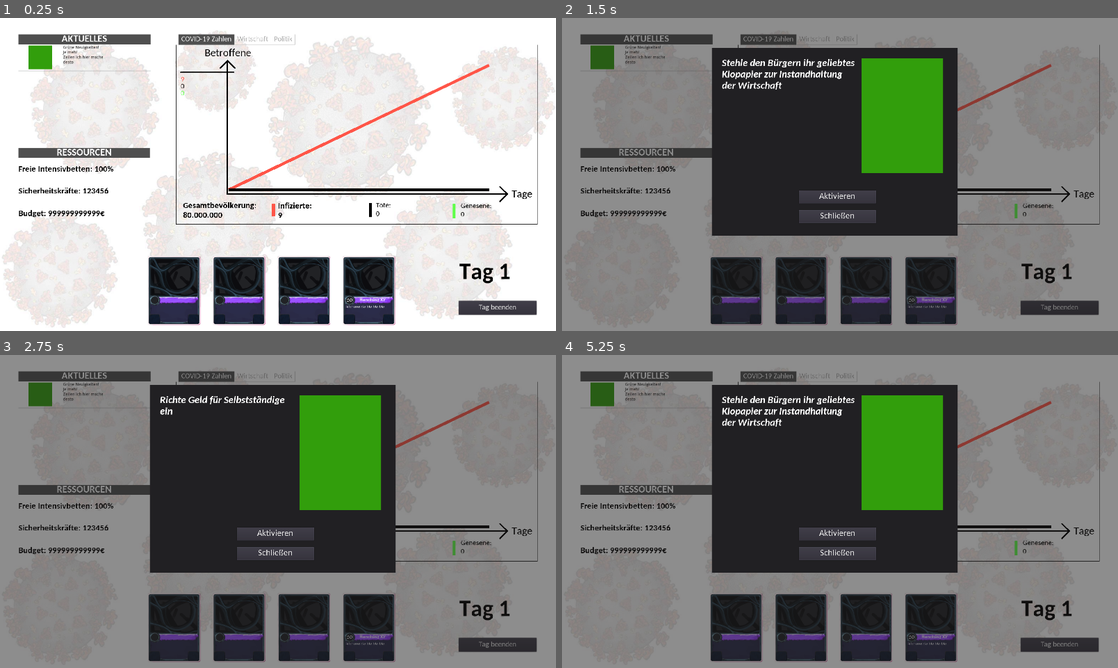
Above: before the commit, frames 1-4 (two rows, left to right).
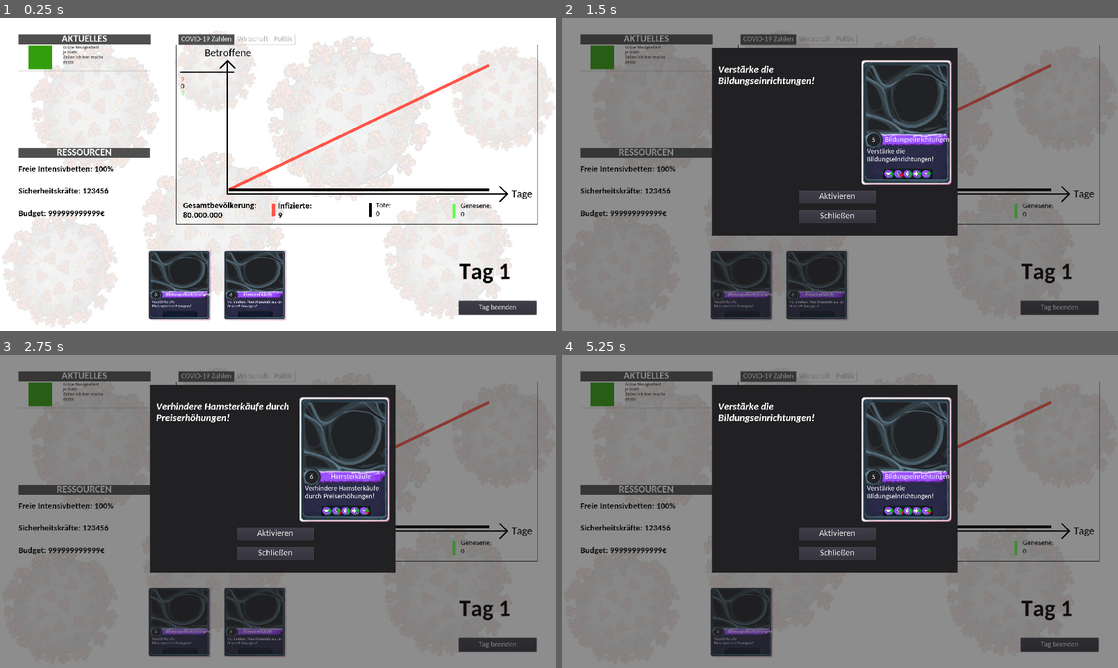
Above: after the commit, the same moments.

Repository: Cards-against-Corona/Cards-against-Corona
Game: Godot game, scene res://Scenes and Scripts/Game.tscn
Same seed, same stepped clock (60 frames per second), same inputs: the game is played once before the commit and once after it.
Inputs (mouse positions are in pixels of both pictures, inside the frame that each line leads up to):
- Up to frame 1 (0.25 s): no input
- Up to frame 2 (1.5 s): click (734, 290) at 0.52 s; click "Handlung XY" (after the commit: "Bildungseinrichtungen") at 1.25 s
- Up to frame 3 (2.75 s): click (239, 627) at 2.02 s
- Up to frame 4 (5.25 s): click (817, 621) at 2.75 s, where only the run after the commit has a clickable "Hamsterkäufe"; click (867, 627) at 3.52 s; click "Aktivieren" at 4.25 s; click (734, 627) at 5.02 s

The runs differ from the first frame. In frame 1, 7.8% of the frame differs, in the area x 26-72%, y 74-99%; in frame 2, 14%; in frame 3, 14%; in frame 4, 15%, in the area x 26-72%, y 12-99%.

Commit message:
Karten besser gemacht

Diff:
--- /dev/null
+++ b/Scenes and Scripts/EineKarte.gd
@@ -0,0 +1,27 @@
+extends TextureButton
+
+
+var Name
+var Effekt
+var Beschreibung
+var iconpath
+var UrsacheHealth
+var UrsacheBefriedigung
+var UrsacheWirtschaft
+var Bettenkosten
+var Geldkosten
+var Securitykosten
+
+
+# Called when the node enters the scene tree for the first time.
+func _ready():
+	$Handlung.set_text(Name)
+	$"Effektivität".set_text(str(Effekt))
+	$Beschreibung.set_text(Beschreibung)
+	#$Sprite.set_texture(iconpath)
+
+
+
+# Called every frame. 'delta' is the elapsed time since the previous frame.
+#func _process(delta):
+#	pass
--- a/Scenes and Scripts/EineKarte.tscn
+++ b/Scenes and Scripts/EineKarte.tscn
@@ -1,8 +1,9 @@
-[gd_scene load_steps=7 format=2]
+[gd_scene load_steps=8 format=2]
 
-[ext_resource path="res://Assets/card_frame.png" type="Texture" id=1]
+[ext_resource path="res://Assets/Ergebnisse/card_title.png" type="Texture" id=1]
 [ext_resource path="res://Assets/Fonts/Carlito-Bold.ttf" type="DynamicFontData" id=2]
 [ext_resource path="res://Assets/Fonts/Carlito-Italic.ttf" type="DynamicFontData" id=3]
+[ext_resource path="res://Scenes and Scripts/EineKarte.gd" type="Script" id=4]
 
 [sub_resource type="DynamicFont" id=1]
 size = 20
@@ -17,11 +18,12 @@
 font_data = ExtResource( 3 )
 
 [node name="EineKarte" type="TextureButton"]
-margin_left = -112.0
-margin_top = -172.0
-margin_right = 108.0
-margin_bottom = 180.0
+margin_left = -132.316
+margin_top = -173.211
+margin_right = 128.684
+margin_bottom = 186.789
 texture_normal = ExtResource( 1 )
+script = ExtResource( 4 )
 __meta__ = {
 "_edit_use_anchors_": false
 }
@@ -29,10 +31,10 @@
 [node name="Sprite" type="Sprite" parent="."]
 
 [node name="Handlung" type="Label" parent="."]
-margin_left = 53.2067
-margin_top = 212.905
-margin_right = 194.207
-margin_bottom = 234.905
+margin_left = 74.2594
+margin_top = 219.221
+margin_right = 215.26
+margin_bottom = 241.221
 custom_fonts/font = SubResource( 1 )
 text = "Handlung XY"
 align = 1
@@ -42,10 +44,10 @@
 }
 
 [node name="Effektivität" type="Label" parent="."]
-margin_left = 5.42139
-margin_top = 208.182
-margin_right = 51.4214
-margin_bottom = 246.182
+margin_left = 9.63196
+margin_top = 212.393
+margin_right = 55.632
+margin_bottom = 250.393
 custom_fonts/font = SubResource( 2 )
 text = "10"
 align = 1
@@ -55,12 +57,13 @@
 }
 
 [node name="Beschreibung" type="Label" parent="."]
-margin_left = 13.0
-margin_top = 251.0
-margin_right = 201.0
-margin_bottom = 294.0
+margin_left = 17.2105
+margin_top = 259.211
+margin_right = 247.211
+margin_bottom = 311.211
 custom_fonts/font = SubResource( 3 )
 text = "Hier und da bla bla bla"
+autowrap = true
 __meta__ = {
 "_edit_use_anchors_": false
 }
--- a/Scenes and Scripts/Game.tscn
+++ b/Scenes and Scripts/Game.tscn
@@ -442,10 +442,10 @@
 }
 
 [node name="Label" type="Label" parent="Control/VBoxContainer_Resourcen"]
-margin_right = 454.0
+margin_right = 453.0
 margin_bottom = 35.0
-custom_styles/normal = SubResource( 10 )
-custom_fonts/font = SubResource( 9 )
+custom_styles/normal = SubResource( 12 )
+custom_fonts/font = SubResource( 11 )
 custom_colors/font_color = Color( 1, 1, 1, 1 )
 text = "Ressourcen"
 align = 1
@@ -453,7 +453,7 @@
 
 [node name="VBoxContainer_Resourcen_innen" type="VBoxContainer" parent="Control/VBoxContainer_Resourcen"]
 margin_top = 39.0
-margin_right = 454.0
+margin_right = 453.0
 margin_bottom = 265.0
 size_flags_vertical = 3
 __meta__ = {
@@ -461,7 +461,7 @@
 }
 
 [node name="Label_Betten" type="Label" parent="Control/VBoxContainer_Resourcen/VBoxContainer_Resourcen_innen"]
-margin_right = 454.0
+margin_right = 453.0
 margin_bottom = 72.0
 rect_pivot_offset = Vector2( 72.5416, 25.5003 )
 size_flags_vertical = 3
@@ -475,7 +475,7 @@
 
 [node name="Label_Polizei" type="Label" parent="Control/VBoxContainer_Resourcen/VBoxContainer_Resourcen_innen"]
 margin_top = 76.0
-margin_right = 454.0
+margin_right = 453.0
 margin_bottom = 148.0
 rect_pivot_offset = Vector2( 72.5416, 25.5003 )
 size_flags_vertical = 3
@@ -489,7 +489,7 @@
 
 [node name="Label_Geld" type="Label" parent="Control/VBoxContainer_Resourcen/VBoxContainer_Resourcen_innen"]
 margin_top = 152.0
-margin_right = 454.0
+margin_right = 453.0
 margin_bottom = 226.0
 rect_pivot_offset = Vector2( 72.5416, 25.5003 )
 size_flags_vertical = 3
--- a/Scenes and Scripts/Karten.gd
+++ b/Scenes and Scripts/Karten.gd
@@ -4,9 +4,15 @@
 # Declare member variables here. Examples:
 # var a = 2
 # var b = "text"
-var currentcard = 0
-var currentgeld = 0
-var currentansehen = 0
+var Health
+var Befriedigung
+var Wirtschaft
+var Bettkosten
+var Geldkosten
+var Seckosten
+var Instanz
+
+
 var Karte = preload("res://Scenes and Scripts/EineKarte.tscn")
 
 # Called when the node enters the scene tree for the first time.
@@ -21,57 +27,108 @@
 func _on_Schlieen_pressed():
 	$"Infoübersicht".hide()
 	$"Infoübersicht/Label".set_text("Dies sind die Vor- und Nachteile dieser Karte: Geld -100 Ansehen -15")
-	currentansehen = 0
-	currentgeld = 0
-	currentcard = 0
+	Health = 0
+	Befriedigung = 0
+	Wirtschaft = 0
+	Geldkosten = 0
+	Bettkosten = 0
+	Seckosten = 0
+	$"Infoübersicht/Sprite/Control/Gesundheitswesen_status/status_arrow_up".hide()
+	$"Infoübersicht/Sprite/Control/Gesundheitswesen_status/status_arrow_down".hide()
+	$"Infoübersicht/Sprite/Control/Zufriedenheit_status/status_arrow_up".hide()
+	$"Infoübersicht/Sprite/Control/Zufriedenheit_status/status_arrow_down".hide()
+	$"Infoübersicht/Sprite/Control/wirtschaft_status/status_arrow_up".hide()
+	$"Infoübersicht/Sprite/Control/wirtschaft_status/status_arrow_down".hide()
+	$"Infoübersicht/Sprite/Control/Sicherheitskräfte_status/status_arrow_up".hide()
+	$"Infoübersicht/Sprite/Control/Sicherheitskräfte_status/status_arrow_down".hide()
+	$"Infoübersicht/Sprite/Control/intensivbetten_status/status_arrow_up".hide()
+	$"Infoübersicht/Sprite/Control/intensivbetten_status/status_arrow_down".hide()
 
-
-func _on_1_pressed():
+func Button_pressed(Instance):
+	Instanz = Instance
 	$"Infoübersicht".show()
-	currentcard = 1
-	currentgeld = +5
-	currentansehen = -15
-	$"Infoübersicht/Label".set_text("Stehle den Bürgern ihr geliebtes Klopapier zur Instandhaltung der Wirtschaft")
-
-func _on_2_pressed():
-	$"Infoübersicht".show()
-	currentcard = 1
-	currentgeld = -15
-	currentansehen = +10
-	$"Infoübersicht/Label".set_text("Richte Geld für Selbstständige ein")
-
-func _on_3_pressed():
-	$"Infoübersicht".show()
-	currentcard = 1
-	currentgeld = 0
-	currentansehen = -5
-	$"Infoübersicht/Label".set_text("Richte ein Ausgangsverbot ein")
-
+	$"Infoübersicht/Label".set_text(Instance.Beschreibung)
+	$"Infoübersicht/Sprite/Effekt".set_text(Instance.Effekt)
+	$"Infoübersicht/Sprite/Beschreibung".set_text(Instance.Beschreibung)
+	$"Infoübersicht/Sprite/Name".set_text(Instance.Name)
+	Health = Instance.UrsacheHealth
+	Befriedigung = Instance.UrsacheBefriedigung
+	Wirtschaft = Instance.UrsacheWirtschaft
+	Geldkosten = Instance.Geldkosten
+	Bettkosten = Instance.Bettenkosten    #Keine echten Kosten nur values
+	Seckosten = Instance.Securitykosten   #              "
+	if int(Health) > 0:
+		$"Infoübersicht/Sprite/Control/Gesundheitswesen_status/status_arrow_up".show()
+	elif int(Health) < 0:
+		$"Infoübersicht/Sprite/Control/Gesundheitswesen_status/status_arrow_down".show()
+	else:
+		pass
+	if int(Befriedigung) > 0:
+		$"Infoübersicht/Sprite/Control/Zufriedenheit_status/status_arrow_up".show()
+	elif int(Befriedigung) < 0:
+		$"Infoübersicht/Sprite/Control/Zufriedenheit_status/status_arrow_down".show()
+	else:
+		pass
+	if int(Geldkosten) > 0:
+		$"Infoübersicht/Sprite/Control/wirtschaft_status/status_arrow_up".show()
+	elif int(Geldkosten) < 0:
+		$"Infoübersicht/Sprite/Control/wirtschaft_status/status_arrow_down".show()
+	else:
+		pass
+	if int(Seckosten) > 0:
+		$"Infoübersicht/Sprite/Control/Sicherheitskräfte_status/status_arrow_up".show()
+	elif int(Seckosten) < 0:
+		$"Infoübersicht/Sprite/Control/Sicherheitskräfte_status/status_arrow_down".show()
+	else:
+		pass
+	if int(Bettkosten) > 0:
+		$"Infoübersicht/Sprite/Control/intensivbetten_status/status_arrow_up".show()
+	elif int(Bettkosten) < 0:
+		$"Infoübersicht/Sprite/Control/intensiv_status/status_arrow_down".show()
+	else:
+		pass
 
 func _on_Aktivieren_pressed():
-	get_parent().res_Geld += currentgeld
-	get_parent().wirk_Zufriedenheit += currentansehen
 	$"Infoübersicht".hide()
 	$"Infoübersicht/Label".set_text("Dies sind die Vor- und Nachteile dieser Karte: Geld -100 Ansehen -15")
-	currentansehen = 0
-	currentgeld = 0
-	currentcard = 0
+	$ScrollContainer/HBoxContainer.remove_child(Instanz)
+	#Rechne alles zu minus bei Game.tscn
 
 func generate():
 	var file = File.new()
-	file.open("res://Scenes and Scripts/events.json", file.READ)
+	file.open("res://Scenes and Scripts/cards.json", file.READ)
 	var jsonText = file.get_as_text()
 	file.close()
 	var resultJson = JSON.parse(jsonText)
-	var result = {}
-
+	var CardsArray
 	if resultJson.error == OK:  # If parse OK
 		var data = resultJson.result
-		print(data[0]["name"])
+		CardsArray = data
 	else:  # If parse has errors
 		print("Error: ", resultJson.error)
 		print("Error Line: ", resultJson.error_line)
 		print("Error String: ", resultJson.error_string)
-
-	#or i in len(Array):
-	#	var Instance = Karte.instance()
+	for i in len(CardsArray):
+		var Instance = Karte.instance()
+		var Name = CardsArray[i]["name"]
+		var Beschreibung = CardsArray[i]["description"]
+		var iconpath = CardsArray[i]["icon"]
+		var Effekt = CardsArray[i]["effectivity"]
+		var health = CardsArray[i]["consequence"][0]["value"]
+		var satisfaction = CardsArray[i]["consequence"][1]["value"]
+		var economy = CardsArray[i]["consequence"][2]["value"]
+		var geld = CardsArray[i]["costs"][2]["value"]
+		var betten = CardsArray[i]["costs"][0]["value"]
+		var security = CardsArray[i]["costs"][1]["value"]
+		Instance.Bettenkosten = betten
+		Instance.Securitykosten = security
+		Instance.Geldkosten = geld
+		Instance.UrsacheBefriedigung = satisfaction
+		Instance.UrsacheWirtschaft = economy
+		Instance.UrsacheHealth = health
+		Instance.Name = Name
+		Instance.Beschreibung = Beschreibung
+		Instance.Effekt = Effekt
+		Instance.iconpath = iconpath
+		Instance.connect("pressed", self, "Button_pressed", [Instance])
+		$ScrollContainer/HBoxContainer.add_child(Instance)
--- a/Scenes and Scripts/Karten.tscn
+++ b/Scenes and Scripts/Karten.tscn
@@ -1,18 +1,27 @@
-[gd_scene load_steps=10 format=2]
-
-[ext_resource path="res://Assets/Green.png" type="Texture" id=1]
+[gd_scene load_steps=16 format=2]
+
+[ext_resource path="res://Assets/Ergebnisse/card_title.png" type="Texture" id=1]
 [ext_resource path="res://Assets/Fonts/Carlito-Regular.ttf" type="DynamicFontData" id=2]
 [ext_resource path="res://Assets/Fonts/Carlito-BoldItalic.ttf" type="DynamicFontData" id=3]
 [ext_resource path="res://Scenes and Scripts/Karten.gd" type="Script" id=4]
-[ext_resource path="res://Assets/card_frame.png" type="Texture" id=5]
-[ext_resource path="res://Scenes and Scripts/EineKarte.tscn" type="PackedScene" id=6]
+[ext_resource path="res://Assets/Ergebnisse/wirtschaft_status.png" type="Texture" id=5]
+[ext_resource path="res://Assets/Ergebnisse/Zufriedenheit_status.png" type="Texture" id=6]
 [ext_resource path="res://Assets/Leichtgrau.png" type="Texture" id=7]
+[ext_resource path="res://Assets/Ergebnisse/status_arrow_down.png" type="Texture" id=8]
+[ext_resource path="res://Assets/Ergebnisse/status_arrow_up.png" type="Texture" id=9]
+[ext_resource path="res://Assets/Ergebnisse/Gesundheitswesen_status.png" type="Texture" id=10]
+[ext_resource path="res://Assets/Ergebnisse/intensivbetten_status.png" type="Texture" id=11]
+[ext_resource path="res://Assets/Ergebnisse/Sicherheitskräfte_status.png" type="Texture" id=12]
 
 [sub_resource type="DynamicFont" id=1]
+size = 20
+font_data = ExtResource( 2 )
+
+[sub_resource type="DynamicFont" id=2]
 size = 35
 font_data = ExtResource( 3 )
 
-[sub_resource type="DynamicFont" id=2]
+[sub_resource type="DynamicFont" id=3]
 size = 30
 font_data = ExtResource( 2 )
 
@@ -23,10 +32,10 @@
 }
 
 [node name="ScrollContainer" type="ScrollContainer" parent="."]
-margin_left = 510.366
-margin_top = 821.0
-margin_right = 1580.37
-margin_bottom = 1173.0
+margin_left = 510.0
+margin_top = 799.0
+margin_right = 1580.0
+margin_bottom = 1184.0
 rect_scale = Vector2( 0.837, 0.678 )
 scroll_vertical_enabled = false
 __meta__ = {
@@ -34,42 +43,7 @@
 }
 
 [node name="HBoxContainer" type="HBoxContainer" parent="ScrollContainer"]
-margin_right = 1022.0
-margin_bottom = 352.0
 custom_constants/separation = 50
-
-[node name="1" type="TextureButton" parent="ScrollContainer/HBoxContainer"]
-margin_right = 218.0
-margin_bottom = 352.0
-texture_normal = ExtResource( 5 )
-__meta__ = {
-"_edit_use_anchors_": false
-}
-
-[node name="2" type="TextureButton" parent="ScrollContainer/HBoxContainer"]
-margin_left = 268.0
-margin_right = 486.0
-margin_bottom = 352.0
-texture_normal = ExtResource( 5 )
-__meta__ = {
-"_edit_use_anchors_": false
-}
-
-[node name="3" type="TextureButton" parent="ScrollContainer/HBoxContainer"]
-margin_left = 536.0
-margin_right = 754.0
-margin_bottom = 352.0
-texture_normal = ExtResource( 5 )
-stretch_mode = 3
-__meta__ = {
-"_edit_use_anchors_": false
-}
-
-[node name="EineKarte" parent="ScrollContainer/HBoxContainer" instance=ExtResource( 6 )]
-margin_left = 804.0
-margin_top = 0.0
-margin_right = 1022.0
-margin_bottom = 352.0
 
 [node name="Infoübersicht" type="Panel" parent="."]
 visible = false
@@ -82,21 +56,153 @@
 }
 
 [node name="Leichtgrau" type="Sprite" parent="Infoübersicht"]
-position = Vector2( 421.978, 489.713 )
+position = Vector2( 422.159, 490.131 )
 scale = Vector2( 1.31553, 1.27188 )
 texture = ExtResource( 7 )
 
 [node name="Sprite" type="Sprite" parent="Infoübersicht"]
-position = Vector2( 658.053, 233.931 )
-scale = Vector2( 0.936938, 1.31989 )
+position = Vector2( 672.53, 257.226 )
+scale = Vector2( 1.19539, 1.19897 )
 texture = ExtResource( 1 )
 
+[node name="Effekt" type="Label" parent="Infoübersicht/Sprite"]
+margin_left = -132.78
+margin_top = 26.4279
+margin_right = -56.7803
+margin_bottom = 76.4279
+custom_fonts/font = SubResource( 1 )
+text = "5"
+align = 1
+valign = 1
+__meta__ = {
+"_edit_use_anchors_": false
+}
+
+[node name="Name" type="Label" parent="Infoübersicht/Sprite"]
+margin_left = -63.4158
+margin_top = 36.7473
+margin_right = 100.584
+margin_bottom = 63.7473
+custom_fonts/font = SubResource( 1 )
+text = "XY"
+align = 1
+valign = 1
+__meta__ = {
+"_edit_use_anchors_": false
+}
+
+[node name="Beschreibung" type="Label" parent="Infoübersicht/Sprite"]
+margin_left = -115.0
+margin_top = 74.0
+margin_right = 114.0
+margin_bottom = 128.0
+custom_fonts/font = SubResource( 1 )
+text = "XY"
+autowrap = true
+__meta__ = {
+"_edit_use_anchors_": false
+}
+
+[node name="Control" type="Control" parent="Infoübersicht/Sprite"]
+margin_left = -65.0
+margin_top = 132.499
+margin_right = 71.0
+margin_bottom = 164.499
+__meta__ = {
+"_edit_use_anchors_": false
+}
+
+[node name="Gesundheitswesen_status" type="Sprite" parent="Infoübersicht/Sprite/Control"]
+position = Vector2( 12.687, 16.5 )
+scale = Vector2( 0.248689, 0.227377 )
+texture = ExtResource( 10 )
+
+[node name="status_arrow_up" type="Sprite" parent="Infoübersicht/Sprite/Control/Gesundheitswesen_status"]
+visible = false
+position = Vector2( 38.1279, 2.64624 )
+scale = Vector2( 2.24675, 2.64278 )
+texture = ExtResource( 9 )
+
+[node name="status_arrow_down" type="Sprite" parent="Infoübersicht/Sprite/Control/Gesundheitswesen_status"]
+visible = false
+position = Vector2( 33.4521, 10.2936 )
+scale = Vector2( 2.24675, 2.64278 )
+texture = ExtResource( 8 )
+
+[node name="intensivbetten_status" type="Sprite" parent="Infoübersicht/Sprite/Control"]
+position = Vector2( 94.118, 16.5 )
+scale = Vector2( 0.249, 0.227 )
+texture = ExtResource( 11 )
+
+[node name="status_arrow_down" type="Sprite" parent="Infoübersicht/Sprite/Control/intensivbetten_status"]
+visible = false
+position = Vector2( 33.2419, 7.75757 )
+scale = Vector2( 2.24395, 2.64717 )
+texture = ExtResource( 8 )
+
+[node name="status_arrow_up" type="Sprite" parent="Infoübersicht/Sprite/Control/intensivbetten_status"]
+visible = false
+position = Vector2( 33.2417, 0.94812 )
+scale = Vector2( 2.24395, 2.64717 )
+texture = ExtResource( 9 )
+
+[node name="Sicherheitskräfte_status" type="Sprite" parent="Infoübersicht/Sprite/Control"]
+position = Vector2( 67.905, 16.5 )
+scale = Vector2( 0.249, 0.227 )
+texture = ExtResource( 12 )
+
+[node name="status_arrow_down" type="Sprite" parent="Infoübersicht/Sprite/Control/Sicherheitskräfte_status"]
+visible = false
+position = Vector2( 29.5603, 9.45972 )
+scale = Vector2( 2.24395, 2.64717 )
+texture = ExtResource( 8 )
+
+[node name="status_arrow_up" type="Sprite" parent="Infoübersicht/Sprite/Control/Sicherheitskräfte_status"]
+visible = false
+position = Vector2( 34.2305, 0.948486 )
+scale = Vector2( 2.24395, 2.64717 )
+texture = ExtResource( 9 )
+
+[node name="wirtschaft_status" type="Sprite" parent="Infoübersicht/Sprite/Control"]
+position = Vector2( 40.595, 16.5 )
+scale = Vector2( 0.249, 0.227 )
+texture = ExtResource( 5 )
+
+[node name="status_arrow_down" type="Sprite" parent="Infoübersicht/Sprite/Control/wirtschaft_status"]
+visible = false
+position = Vector2( 38.0671, 9.45935 )
+scale = Vector2( 2.24395, 2.64717 )
+texture = ExtResource( 8 )
+
+[node name="status_arrow_up" type="Sprite" parent="Infoübersicht/Sprite/Control/wirtschaft_status"]
+visible = false
+position = Vector2( 30.2847, 0.948608 )
+scale = Vector2( 2.24395, 2.64717 )
+texture = ExtResource( 9 )
+
+[node name="Zufriedenheit_status" type="Sprite" parent="Infoübersicht/Sprite/Control"]
+position = Vector2( 120.689, 16.5 )
+scale = Vector2( 0.249, 0.227 )
+texture = ExtResource( 6 )
+
+[node name="status_arrow_down" type="Sprite" parent="Infoübersicht/Sprite/Control/Zufriedenheit_status"]
+visible = false
+position = Vector2( 41.7107, 7.7572 )
+scale = Vector2( 2.24395, 2.64717 )
+texture = ExtResource( 8 )
+
+[node name="status_arrow_up" type="Sprite" parent="Infoübersicht/Sprite/Control/Zufriedenheit_status"]
+visible = false
+position = Vector2( 38.5984, -2.45605 )
+scale = Vector2( 2.24395, 2.64717 )
+texture = ExtResource( 9 )
+
 [node name="Label" type="Label" parent="Infoübersicht"]
-margin_left = 34.0
-margin_top = 36.0
-margin_right = 501.0
-margin_bottom = 442.0
-custom_fonts/font = SubResource( 1 )
+margin_left = 20.5406
+margin_top = 58.6358
+margin_right = 487.541
+margin_bottom = 464.636
+custom_fonts/font = SubResource( 2 )
 text = "Dies sind die Vor- und Nachteile dieser Karte: Geld -100 Ansehen -15"
 autowrap = true
 __meta__ = {
@@ -119,13 +225,10 @@
 margin_top = 560.32
 margin_right = 567.142
 margin_bottom = 605.26
-custom_fonts/font = SubResource( 2 )
+custom_fonts/font = SubResource( 3 )
 text = "Schließen"
 __meta__ = {
 "_edit_use_anchors_": false
 }
-[connection signal="pressed" from="ScrollContainer/HBoxContainer/1" to="." method="_on_1_pressed"]
-[connection signal="pressed" from="ScrollContainer/HBoxContainer/2" to="." method="_on_2_pressed"]
-[connection signal="pressed" from="ScrollContainer/HBoxContainer/3" to="." method="_on_3_pressed"]
 [connection signal="pressed" from="Infoübersicht/Aktivieren" to="." method="_on_Aktivieren_pressed"]
 [connection signal="pressed" from="Infoübersicht/Schließen" to="." method="_on_Schlieen_pressed"]
--- a/Scenes and Scripts/cards.json
+++ b/Scenes and Scripts/cards.json
@@ -1,52 +1,118 @@
 [
-	{
-		"name": "Bildungseinrichtungen",
-		"icon": "some-icon.png",
-		"description": "...",
-		"effectivity": "5",
-		"consequence": [
-			{
-				"target":"one of HEALTH_SYSTEM, SATISFACTION, ECONOMY",
-				"icon":"xyz.png",
-				"description":"...",
-				"type":"one of INSTANT, DAILY",
-				"value": "5",
-				"source":""
-			},
-			{
-				"target":"one of HEALTH_SYSTEM, SATISFACTION, ECONOMY",
-				"icon":"xyz.png",
-				"description":"...",
-				"type":"one of INSTANT, DAILY",
-				"value": "5",
-				"source":""
-			},
-			{
-				"target":"one of HEALTH_SYSTEM, SATISFACTION, ECONOMY",
-				"icon":"xyz.png",
-				"description":"...",
-				"type":"one of INSTANT, DAILY",
-				"value": "5",
-				"source":""
-			}
-		],
-		"costs": [
-			{
-				"target":"one of CRITICAL_CARE_BEDS, SECURITY_RESSOURCES, CASH",
-				"icon":"xyz.png",
-				"description":"...",
-				"type":"one of INSTANT, DAILY",
-				"value": "5",
-				"source":""
-			},
-			{
-				"target":"one of CRITICAL_CARE_BEDS, SECURITY_RESSOURCES, CASH",
-				"icon":"xyz.png",
-				"description":"...",
-				"type":"one of INSTANT, DAILY",
-				"value": "5",
-				"source":""
-			}
-		]
-	}
+  {
+    "name": "Bildungseinrichtungen",
+    "icon": "some-icon.png",
+    "description": "Verstärke die Bildungseinrichtungen!",
+    "effectivity": "5",
+    "consequence": [
+      {
+        "target": "HEALTH_SYSTEM",
+        "icon": "xyz.png",
+        "description": "...",
+        "type": "one of INSTANT, DAILY",
+        "value": "5",
+        "source": ""
+      },
+      {
+        "target": "SATISFACTION",
+        "icon": "xyz.png",
+        "description": "...",
+        "type": "one of INSTANT, DAILY",
+        "value": "5",
+        "source": ""
+      },
+      {
+        "target": "ECONOMY",
+        "icon": "xyz.png",
+        "description": "...",
+        "type": "one of INSTANT, DAILY",
+        "value": "5",
+        "source": ""
+      }
+    ],
+    "costs": [
+      {
+        "target": "CRITICAL_CARE_BEDS",
+        "icon": "xyz.png",
+        "description": "...",
+        "type": "one of INSTANT, DAILY",
+        "value": "5",
+        "source": ""
+      },
+      {
+        "target": "SECURITY_RESSOURCES",
+        "icon": "xyz.png",
+        "description": "...",
+        "type": "one of INSTANT, DAILY",
+        "value": "5",
+        "source": ""
+      },
+      {
+        "target": "CASH",
+        "icon": "xyz.png",
+        "description": "...",
+        "type": "one of INSTANT, DAILY",
+        "value": "-5",
+        "source": ""
+      }
+    ]
+  },
+  {
+    "name": "Hamsterkäufe",
+    "icon": "some-icon.png",
+    "description": "Verhindere Hamsterkäufe durch Preiserhöhungen!",
+    "effectivity": "6",
+    "consequence": [
+      {
+        "target": "HEALTH_SYSTEM",
+        "icon": "xyz.png",
+        "description": "...",
+        "type": "one of INSTANT, DAILY",
+        "value": "1",
+        "source": ""
+      },
+      {
+        "target": "SATISFACTION",
+        "icon": "xyz.png",
+        "description": "...",
+        "type": "one of INSTANT, DAILY",
+        "value": "-7",
+        "source": ""
+      },
+      {
+        "target": "ECONOMY",
+        "icon": "xyz.png",
+        "description": "...",
+        "type": "one of INSTANT, DAILY",
+        "value": "7",
+        "source": ""
+      }
+    ],
+    "costs": [
+      {
+        "target": "CRITICAL_CARE_BEDS",
+        "icon": "xyz.png",
+        "description": "...",
+        "type": "one of INSTANT, DAILY",
+        "value": "5",
+        "source": ""
+      },
+      {
+        "target": "SECURITY_RESSOURCES",
+        "icon": "xyz.png",
+        "description": "...",
+        "type": "one of INSTANT, DAILY",
+        "value": "5",
+        "source": ""
+      },
+      {
+        "target": "CASH",
+        "icon": "xyz.png",
+        "description": "...",
+        "type": "one of INSTANT, DAILY",
+        "value": "5",
+        "source": ""
+      }
+    ]
+  }
 ]
Binary file added: Assets/Ergebnisse/Background_Viren.jpg
Not shown, added: Assets/Ergebnisse/Background_Viren.jpg.import
Binary file added: Assets/Ergebnisse/Background_Viren.png
Not shown, added: Assets/Ergebnisse/Background_Viren.png.import
Binary file added: Assets/Ergebnisse/Beispielkarte.png
Not shown, added: Assets/Ergebnisse/Beispielkarte.png.import
Binary file added: Assets/Ergebnisse/Farbcodes.PNG
Not shown, added: Assets/Ergebnisse/Farbcodes.PNG.import
Binary file added: Assets/Ergebnisse/Gesundheitswesen_status.png
Not shown, added: Assets/Ergebnisse/Gesundheitswesen_status.png.import
Not shown, added: Assets/Ergebnisse/Logo_Cards_against_Corona.png.import
Binary file added: Assets/Ergebnisse/Seitenaufbau.png
(and 22 more such lines)
